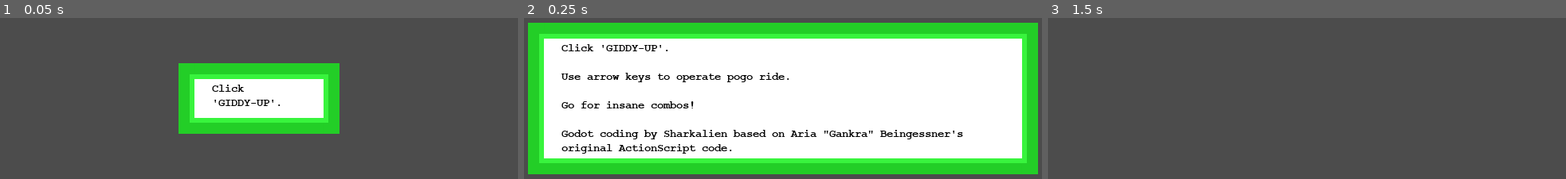
Above: before the commit, frames 1-3 (left to right).
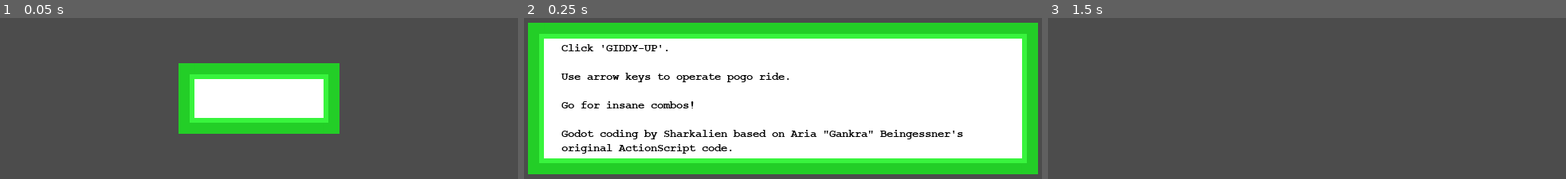
Above: after the commit, the same moments.

Repository: Sharkalien/Godot-Imp-Pogo-Ride-Minigame
Game: Godot game, scene res://ui/Dialog Box/Dialog_Player.tscn
Two runs of this game, one before a commit and one after it. Both use one fixed random seed, a clock stepped at 60 frames per second and the inputs below. This scene is started directly instead of the project's main scene.
Inputs (mouse positions are in pixels of both pictures, inside the frame that each line leads up to):
- Up to frame 1 (0.05 s): no input
- Up to frame 2 (0.25 s): no input
- Up to frame 3 (1.5 s): tap Enter at 0.5 s; press the mouse at (1307, 24) at 0.53 s; hold Right (ui_right) 0.53-1.28 s; tap Space at 1.25 s; move the mouse to (1203, 43) at 1.27 s; release the mouse at (1203, 43) at 1.28 s; hold Down (ui_down) from 1.28 s (still down); click (1203, 43) at 1.35 s

The runs differ from the first frame. In frame 1, 0.3% of the frame differs, in the area x 40-55%, y 41-55%; in frame 2, nothing differs; in frame 3, nothing differs.

Commit message:
Update Dialog_Player.tscn

Diff:
--- a/ui/Dialog Box/Dialog_Player.tscn
+++ b/ui/Dialog Box/Dialog_Player.tscn
@@ -49,7 +49,7 @@
 "times": PoolRealArray( 0 ),
 "transitions": PoolRealArray( 1 ),
 "update": 0,
-"values": [ Vector2( 202, 89 ) ]
+"values": [ Vector2( 60, 60 ) ]
 }
 tracks/1/type = "value"
 tracks/1/path = NodePath("MarginContainer/RichTextLabel:visible")
@@ -88,10 +88,11 @@
 }
 
 [node name="Body_NinePatchRect" type="NinePatchRect" parent="CenterContainer"]
-margin_top = 24.0
-margin_right = 640.0
-margin_bottom = 215.0
-rect_min_size = Vector2( 640, 191 )
+margin_left = 290.0
+margin_top = 89.0
+margin_right = 350.0
+margin_bottom = 149.0
+rect_min_size = Vector2( 60, 60 )
 texture = ExtResource( 1 )
 patch_margin_left = 30
 patch_margin_top = 30
@@ -113,8 +114,8 @@
 }
 
 [node name="RichTextLabel" type="RichTextLabel" parent="CenterContainer/Body_NinePatchRect/MarginContainer"]
-margin_right = 556.0
-margin_bottom = 143.0
+visible = false
+margin_bottom = 12.0
 custom_colors/default_color = Color( 0, 0, 0, 1 )
 custom_fonts/normal_font = SubResource( 1 )
 bbcode_enabled = true
